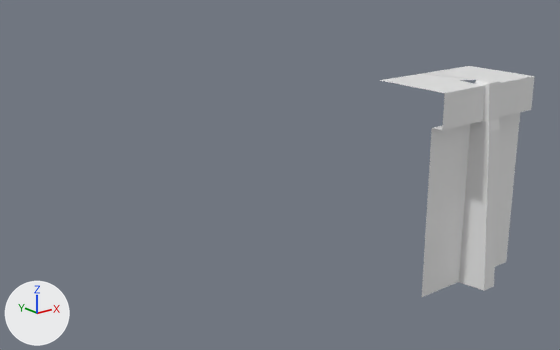
One commit to the FBX model KJam May 2020/Assets/ArtAssets/3D-Models/KJ_ZL_Wall_Straight_02.fbx: the scene before it, then after it.
Camera for both pictures: a 50 mm lens placed at (-7.91, -6.64, 5.0), pointed at (-0.53, 2.58, 1.31). Lighting does not change. The marker at lower left points along +X, +Y and +Z. Vertices at the same position are counted once.

In view in the first picture: 'KJ_ZL_Wall_Straight_02'.
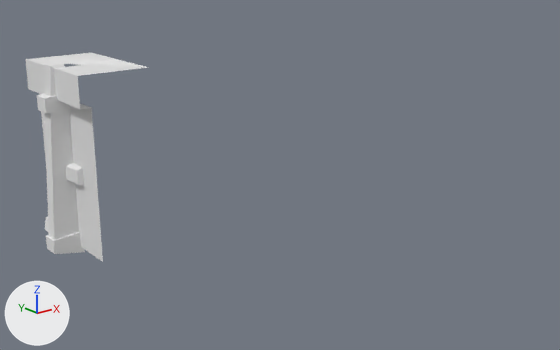
Changed parts and their boxes (x1, y1, x2, y2) in the pictures (560 x 350 px):
'KJ_ZL_Wall_Straight_02', reshaped, moved, turned
    before: (380, 66, 535, 297)
    after: (25, 53, 149, 262)
part 1 of me_cube_016, added
    after: (37, 93, 85, 254)

What the commit changed:
me_cube_016 is used by ob_kj_zl_wall_straight_02; location (2.0, 0.0, 0.0); rotation (1.571, 0.0, 0.0), in degrees (90, 0, 0); scale (0.01, 0.01, 0.01).
me_cube_016 had 38 vertices, 26 faces and spanned x -200.0..0.0, y 0.0..305.0, z -100.0..42.0.
me_cube_016 now has 78 vertices, 51 faces and spans x -201.0..0.0, y -15.0..305.0, z -100.0..45.0.
Part 1, on me_cube_016:
24 vertices are added at x -201.0..-45.0, y -15.0..232.0, z -16.0..45.0.
8 new vertices lie (0.0, 37.0, 0.0) away from vertices in x -178.0..-45.0, y -10.0..225.0, z -15.0..-3.0.
8 new vertices lie (0.0, 23.0, 0.0) away from vertices in x -173.0..-50.0, y -3.0..232.0, z 9.0..45.0.
25 new faces join them.
Object 'KJ_ZL_Wall_Straight_02' (ob_kj_zl_wall_straight_02) moves from (2.0, 0.0, 0.0) to (-3.0, 4.0, 0.0).
Object 'KJ_ZL_Wall_Straight_02' (ob_kj_zl_wall_straight_02) turns from (90, 0, 0) to (90, 0, -90) degrees about x, y and z.
